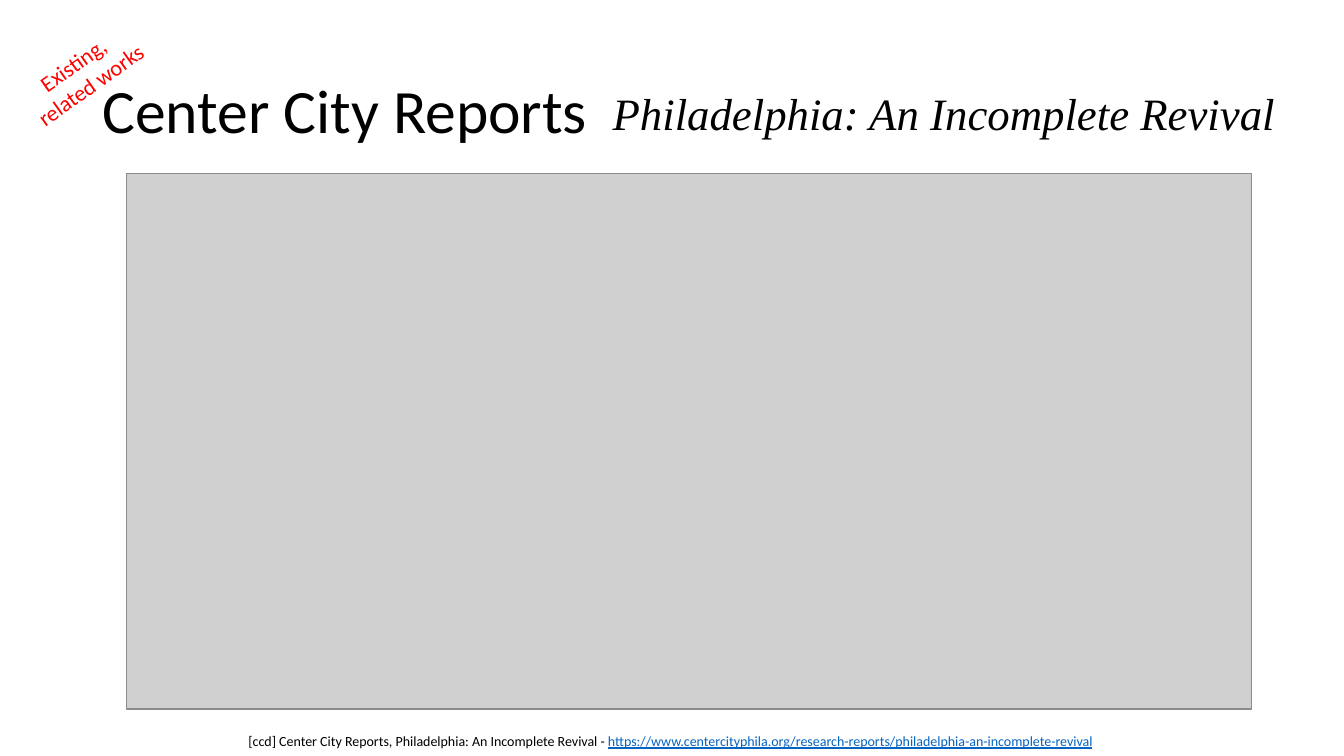
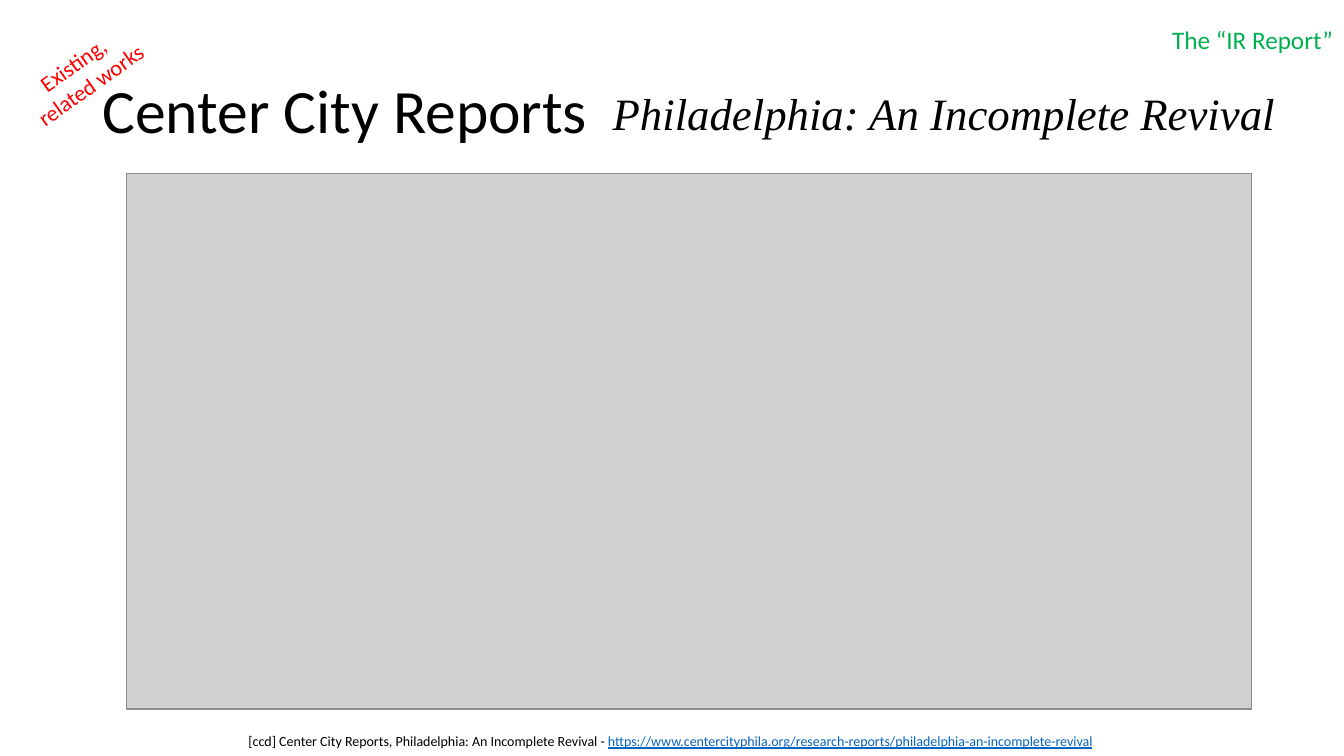
Before and after one commit to muftring/iu-datavis, a slide deck: slide 7 of project/mid-term-presentation.pptx. Drawn at 1344x756 pixels with LibreOffice and Linux fonts; fonts in the diff are those of the drawing; grey boxes stand for pictures. Boxes give left, top, right and bottom in pixels: in the first picture for what was removed or moved away, otherwise in the second. Text is boxed around its words. In the diff, an @@ line names an element or a change of style, - is before the commit and + after.

```diff
--- a/project/mid-term-presentation.pptx
+++ b/project/mid-term-presentation.pptx
@@ text added at (1172, 31, 1333, 53), 18 pt, text #00B050 @@
+The “IR Report”
```
Also in this commit, not shown: 1 other slide changed.
